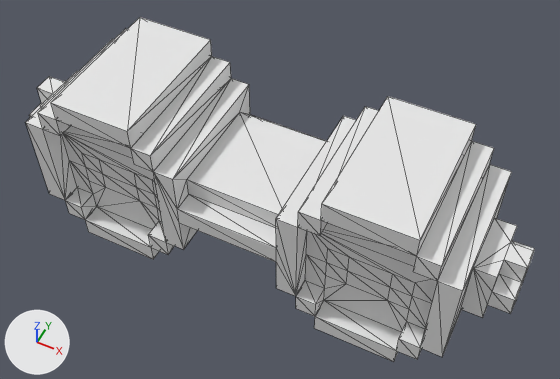
Two versions of the OBJ model IGA Project TeamA/Assets/Assets/enemy03.obj, one commit apart.
The view is the same before and after, from a camera (50 mm lens) standing at (11.8, -21.8, 34.8) and looking at (0.8, 0.2, 7.3). Arrows for +X, +Y and +Z are at lower left; the lights stay in place. Mesh edges are drawn as thin lines. Where no turn or scale is listed for an object, it has been applied to the vertices. Vertices at the same position are counted once.

Objects in the first picture: 'enemy03'.
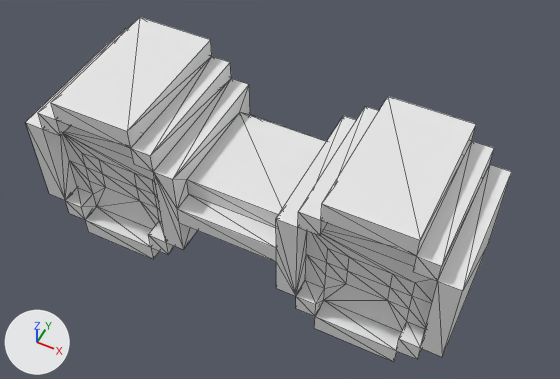
Patch to the scene script:
```diff
--- a/IGA Project TeamA/Assets/Assets/enemy03.obj.py
+++ b/IGA Project TeamA/Assets/Assets/enemy03.obj.py
@@ me_enemy03 @@
 # used by ob_enemy03; location = (0.0, 0.0, 0.0)
-me_enemy03.from_pydata(...)  # 296 vertices, 588 faces; spans x -12.5..12.5, y -3.5..3.5, z 3.0..12.0
+me_enemy03.from_pydata(...)  # 232 vertices, 460 faces; spans x -10.5..10.5, y -3.5..3.5, z 3.0..12.0
+# me_enemy03 part 1
+# 32 vertices are removed from x -12.5..-10.5, y -1.5..1.5, z 6.0..9.0
+# 66 faces are deleted
+# 2 new faces join them
+# me_enemy03 part 2
+# 32 vertices are removed from x 10.5..12.5, y -1.5..1.5, z 6.0..9.0
+# 66 faces are deleted
+# 2 new faces join them
 me_enemy03.materials.append(mat_palette)
```

Pixel boxes [x1, y1, x2, y2] of what changed, in the pictures (560 x 379 px):
'enemy03', reshaped: before [26, 17, 535, 362]; after [26, 17, 512, 362]
part 1 of me_enemy03, cut back: before [29, 71, 79, 117]
part 2 of me_enemy03, cut back: before [442, 172, 535, 357]; after [442, 172, 512, 357]
